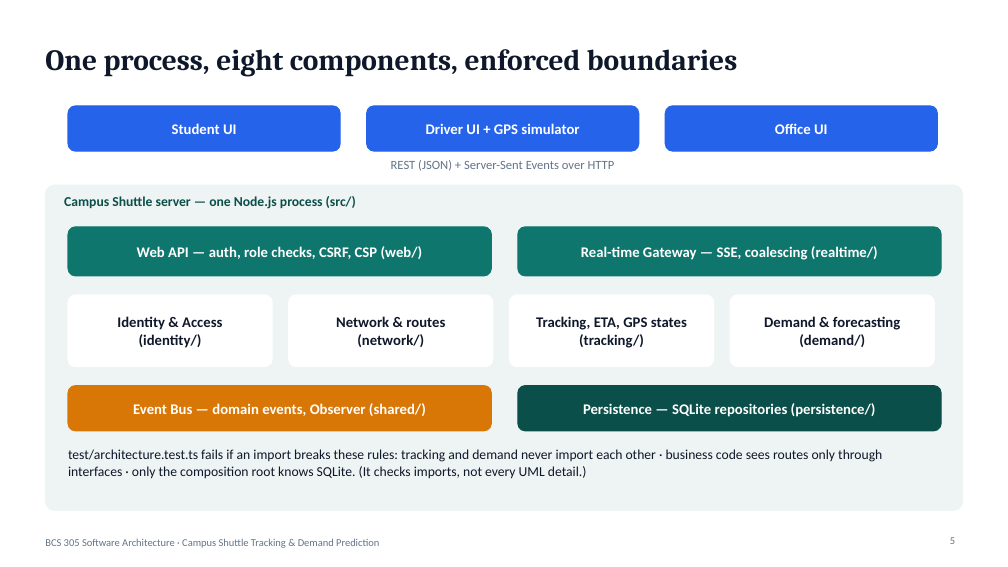
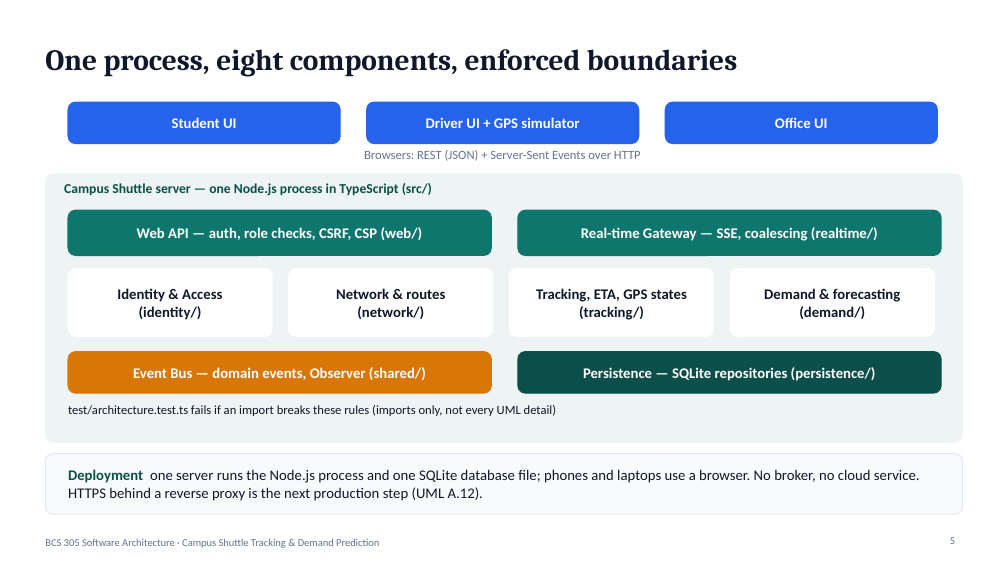
Before and after one commit to abdullahshammari796-ctrl/CampusShuttle, a slide deck: slide 5 of docs/presentation/campus-shuttle-presentation.pptx. Drawn at 1008x567 pixels with LibreOffice and Linux fonts; fonts in the diff are those of the drawing. Boxes give left, top, right and bottom in pixels: in the first picture for what was removed or moved away, otherwise in the second. Text is boxed around its words. In the diff, an @@ line names an element or a change of style, - is before the commit and + after.

```diff
--- a/docs/presentation/campus-shuttle-presentation.pptx
+++ b/docs/presentation/campus-shuttle-presentation.pptx
@@ 3 texts, 3 rounded rectangles: place and size @@
-3 texts, 3 rounded rectangles at box(68, 106, 938, 151)
+3 texts, 3 rounded rectangles at box(68, 102, 938, 144)
@@ proportions changed in 12 elements at box(68, 102, 340, 144), box(367, 102, 639, 144), box(665, 102, 938, 144), box(68, 210, 492, 256), box(518, 210, 941, 256), box(68, 268, 272, 337), box(289, 268, 493, 337), box(510, 268, 714, 337), box(730, 268, 935, 337), box(68, 352, 492, 393), box(518, 352, 941, 393), box(45, 174, 963, 442) @@
@@ rounded rectangle: place and size @@
-rounded rectangle at box(45, 185, 963, 510)
+rounded rectangle at box(45, 174, 963, 442)
@@ text at box(364, 150, 641, 161): text changed @@
-REST (JSON) + Server-Sent Events over HTTP
+Browsers: REST (JSON) + Server-Sent Events over HTTP
@@ text at box(64, 183, 432, 196): text changed @@
-Campus Shuttle server — one Node.js process (src/)
+Campus Shuttle server — one Node.js process in TypeScript (src/)
@@ 2 texts, 2 rounded rectangles: place and size @@
-2 texts, 2 rounded rectangles at box(68, 227, 941, 276)
+2 texts, 2 rounded rectangles at box(68, 210, 941, 256)
@@ 4 texts, 4 rounded rectangles: place and size @@
-4 texts, 4 rounded rectangles at box(68, 295, 935, 367)
+4 texts, 4 rounded rectangles at box(68, 268, 935, 337)
@@ rounded rectangle: place and size @@
-rounded rectangle at box(68, 386, 492, 431)
+rounded rectangle at box(68, 352, 492, 393)
@@ text "Event Bus — domain events, ...": place and size @@
-text "Event Bus — domain events, ..." at box(133, 403, 426, 416)
+text "Event Bus — domain events, ..." at box(133, 367, 426, 380)
@@ rounded rectangle: place and size @@
-rounded rectangle at box(518, 386, 941, 431)
+rounded rectangle at box(518, 352, 941, 393)
@@ text "Persistence — SQLite repositories (persistence/)": place and size @@
-text "Persistence — SQLite repositories (persistence/)" at box(583, 403, 876, 417)
+text "Persistence — SQLite repositories (persistence/)" at box(583, 367, 876, 381)
@@ text at box(68, 405, 556, 416): text changed; size 13 to 12 pt @@
-test/architecture.test.ts fails if an import breaks these rules: tracking and demand never import each other · business code sees routes only through interfaces · only the composition root knows SQLite. (It checks imports, not every UML detail.)
+test/architecture.test.ts fails if an import breaks these rules (imports only, not every UML detail)
@@ rounded rectangle added at box(45, 454, 963, 514), fill #F8FAFC, outline #E2E8F0 1 pt @@
@@ text added at box(68, 469, 920, 501), 14 pt, text #0F172A @@
+Deployment one server runs the Node.js process and one SQLite database file; phones and laptops use a browser. No broker, no cloud service. HTTPS behind a reverse proxy is the next production step (UML A.12).
```
Also in this commit, not shown: 5 other slides changed, 6 slides added, 8 slides removed, 48 other files.
